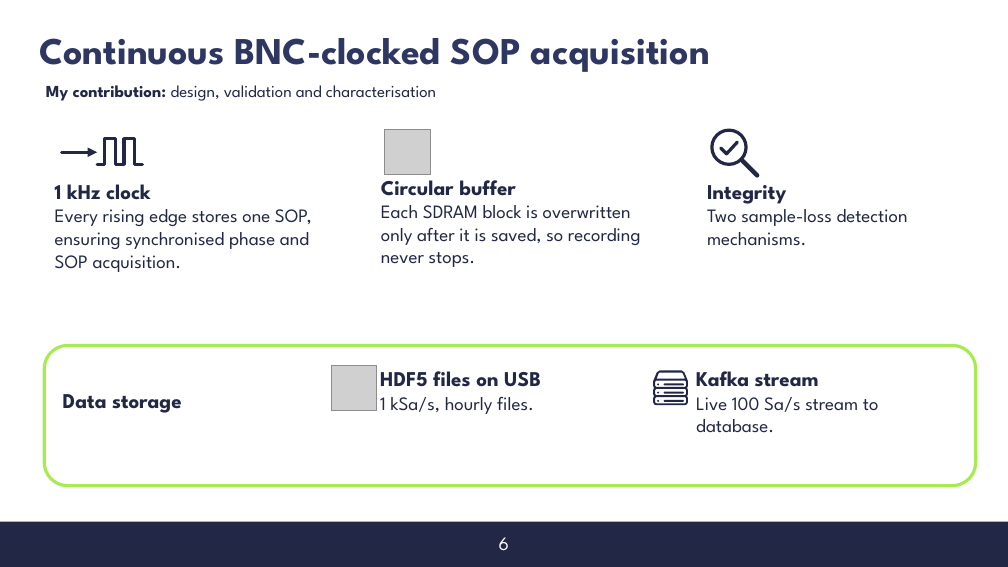
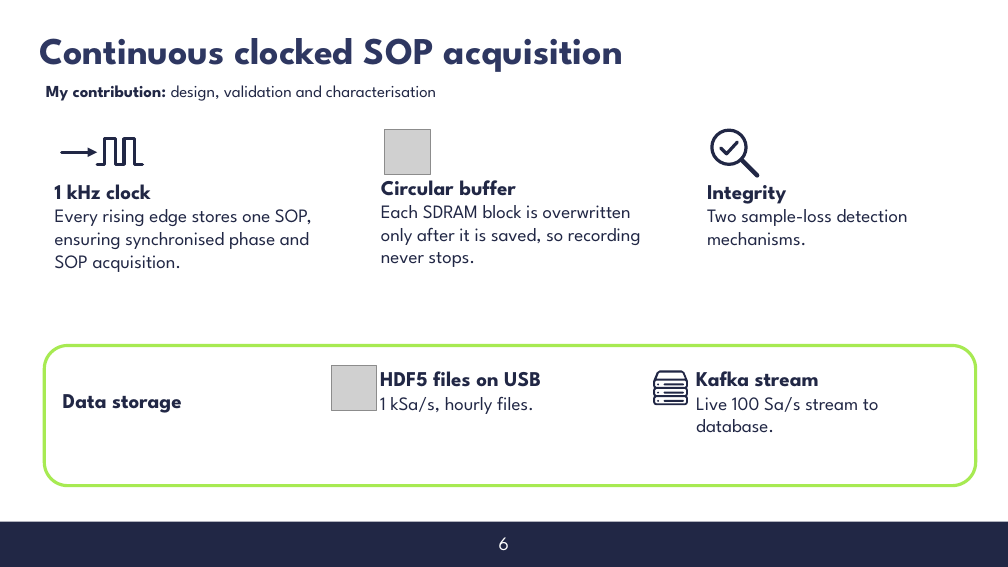
Before and after one commit to s347960/Presentazione, a slide deck: slide 6 of Discussione [Salvato automaticamente].pptx. Drawn at 1008x567 pixels with LibreOffice and Linux fonts; fonts in the diff are those of the drawing; grey boxes stand for pictures; background and template pictures are left out. Boxes give left, top, right and bottom in pixels: in the first picture for what was removed or moved away, otherwise in the second. Text is boxed around its words. In the diff, an @@ line names an element or a change of style, - is before the commit and + after.

```diff
--- a/Discussione [Salvato automaticamente].pptx
+++ b/Discussione [Salvato automaticamente].pptx
@@ title at (39, 38, 623, 72): text changed @@
-Continuous BNC-clocked SOP acquisition
+Continuous clocked SOP acquisition
```
Also in this commit, not shown: 4 other slides changed.
